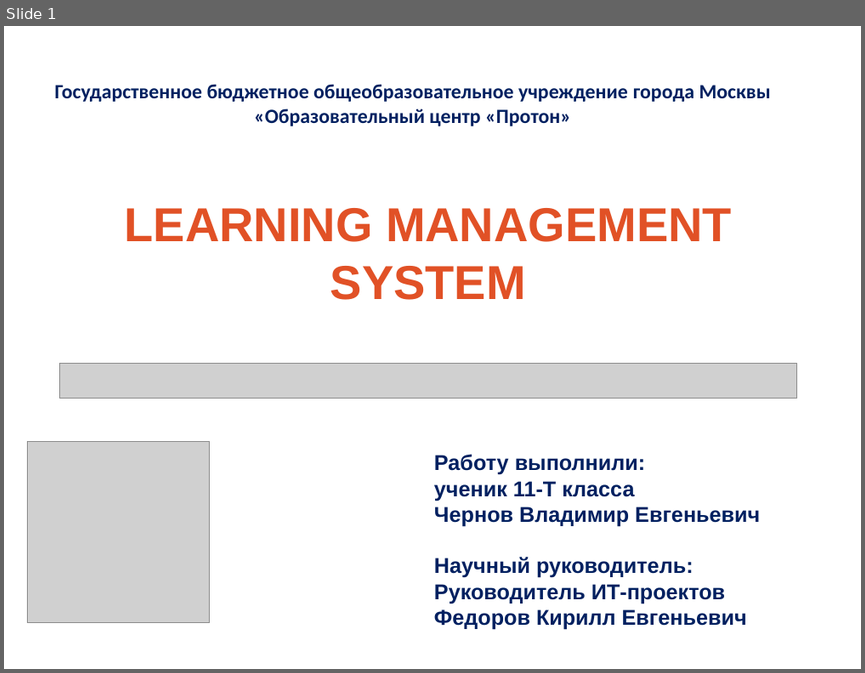
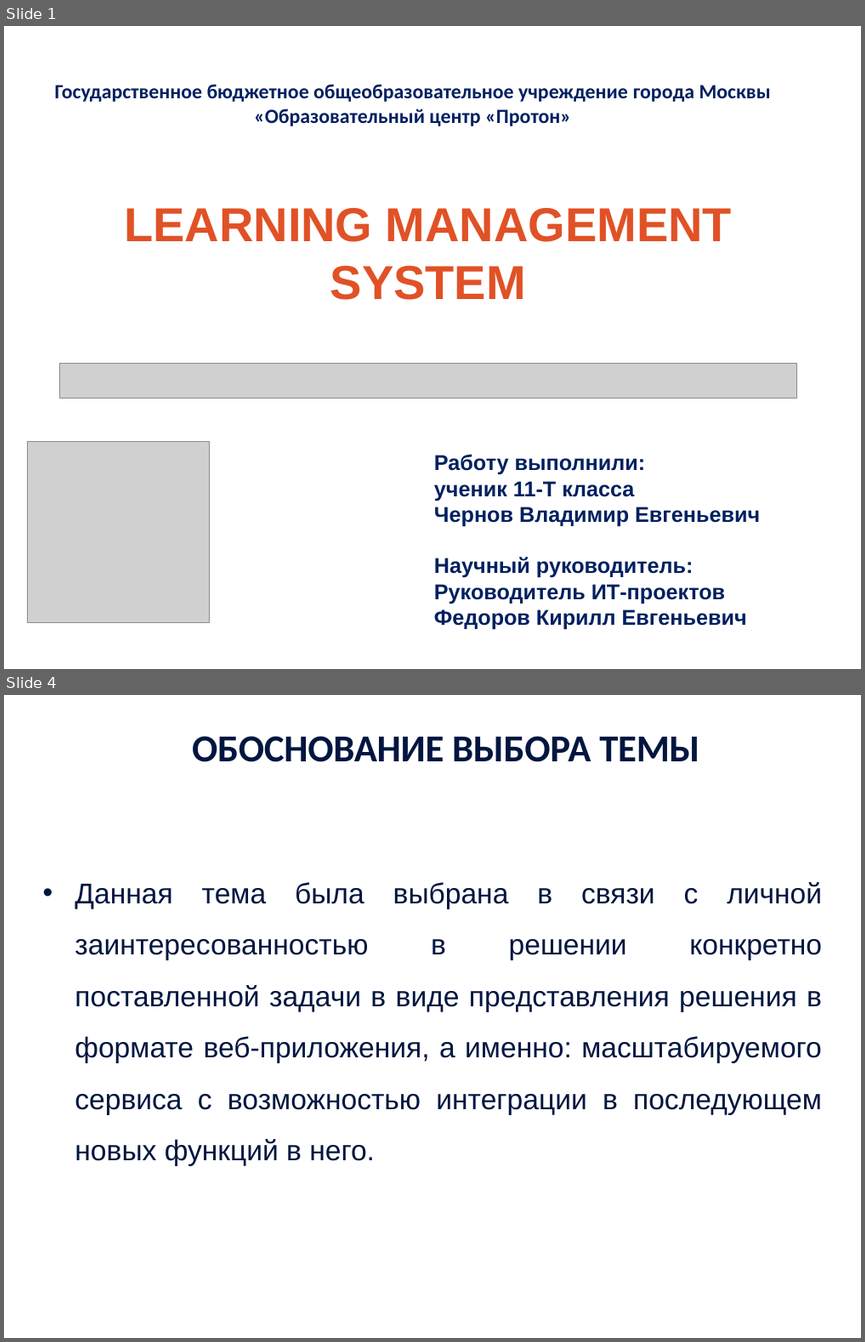
Before and after one commit to JaydenPears/LMS, a slide deck: Documentation/Чернов Владимир Презентация проектной работы.pptx. Shown one above the other, each under a label of ours: slide 1 before the commit, slides 1 and 4 after it; the slides between them are not shown. The pictures are 865x673 and 865x1342 pixels, drawn with LibreOffice and Linux fonts; fonts in the diff are those of the drawing; grey boxes stand for pictures; background and template pictures are left out. Boxes give left, top, right and bottom in pixels: in the first picture for what was removed or moved away, otherwise in the second. Text is boxed around its words. In the diff, an @@ line names an element or a change of style, - is before the commit and + after.

```diff
--- a/Documentation/Чернов Владимир Презентация проектной работы.pptx
+++ b/Documentation/Чернов Владимир Презентация проектной работы.pptx
@@ slide 4 added at (x1=4, y1=695, x2=861, y2=1338), background picture (left out) @@
@@ text added at (x1=192, y1=736, x2=699, y2=762), 32 pt, text #001640, bold @@
+ОБОСНОВАНИЕ ВЫБОРА ТЕМЫ
@@ text added at (x1=75, y1=882, x2=822, y2=1166), 24 pt, text #001640 @@
+• Данная тема была выбрана в связи с личной заинтересованностью в решении конкретно поставленной задачи в виде представления решения в формате веб-приложения, а именно: масштабируемого сервиса с возможностью интеграции в последующем новых функций в него.
```
Also in this commit, not shown: 4 slides changed, 12 other slides added, 24 slides removed, 4 other files.
